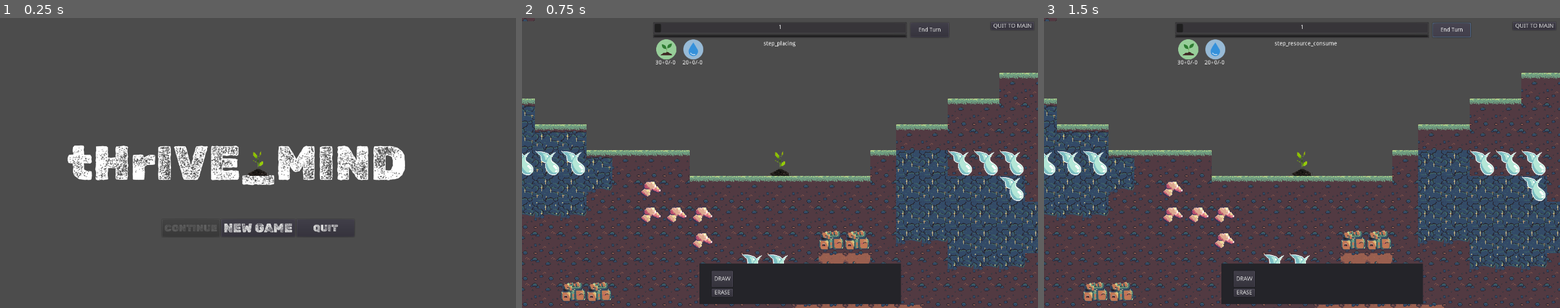
Above: before the commit, frames 1-3 (left to right).
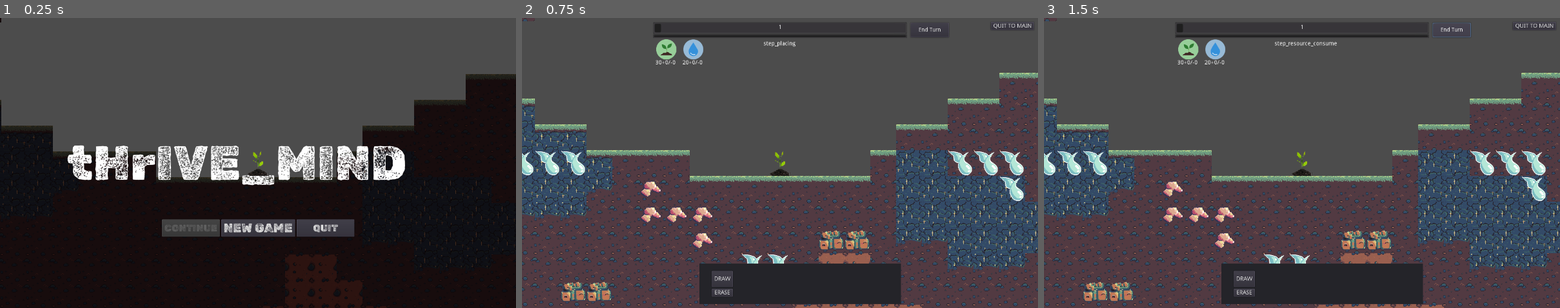
Above: after the commit, the same moments.

Repository: Gouellie/Roots
Game: Godot game, scene res://src/screens/main_menu.tscn
Same seed, same stepped clock (60 frames per second), same inputs: the game is played once before the commit and once after it.
Inputs:
- Up to frame 1 (0.25 s): no input
- Up to frame 2 (0.75 s): click "NEW GAME" at 0.5 s
- Up to frame 3 (1.5 s): click "End Turn" at 1.25 s

The runs differ from the first frame. In frame 1, 53% of the frame differs, in the area x 0-100%, y 0-100%; in frame 2, nothing differs; in frame 3, nothing differs.

Commit message:
bit of fooling around, don't mind me

Diff:
--- /dev/null
+++ b/assets/shaders/outilne_shader.tres
@@ -0,0 +1,30 @@
+[gd_resource type="ShaderMaterial" load_steps=2 format=2]
+
+[sub_resource type="Shader" id=1]
+code = "shader_type canvas_item;
+
+uniform vec4 line_color : hint_color = vec4(1.0);
+uniform float line_thickness : hint_range(0, 10) = 1.0;
+
+const vec2 OFFSETS[8] = {
+	vec2(-1, -1), vec2(-1, 0), vec2(-1, 1), vec2(0, -1), vec2(0, 1),
+	vec2(1, -1), vec2(1, 0), vec2(1, 1)
+};
+
+void fragment() {
+	vec2 size = TEXTURE_PIXEL_SIZE * line_thickness;
+	float outline = 0.0;
+
+	for (int i = 0; i < OFFSETS.length(); i++) {
+		outline += texture(TEXTURE, UV + size * OFFSETS[i]).a;
+	}
+	outline = min(outline, 1.0);
+
+	vec4 color = texture(TEXTURE, UV);
+	COLOR = mix(color, line_color, outline - color.a);
+}"
+
+[resource]
+shader = SubResource( 1 )
+shader_param/line_color = Color( 0.960784, 0.968627, 0.72549, 1 )
+shader_param/line_thickness = 0.898
--- a/src/screens/main_menu.tscn
+++ b/src/screens/main_menu.tscn
@@ -1,9 +1,10 @@
-[gd_scene load_steps=7 format=2]
+[gd_scene load_steps=8 format=2]
 
 [ext_resource path="res://assets/plants/plant.png" type="Texture" id=1]
 [ext_resource path="res://src/screens/main_menu.gd" type="Script" id=2]
 [ext_resource path="res://assets/theme/main_theme.tres" type="Theme" id=3]
 [ext_resource path="res://assets/theme/fonts/RubikDirt-Regular.ttf" type="DynamicFontData" id=4]
+[ext_resource path="res://src/scenes/terrain_moderate_2.tscn" type="PackedScene" id=5]
 
 [sub_resource type="DynamicFont" id=1]
 size = 31
@@ -15,6 +16,10 @@
 
 [node name="MainMenu" type="CanvasLayer"]
 script = ExtResource( 2 )
+
+[node name="Terrain" parent="." instance=ExtResource( 5 )]
+modulate = Color( 0.286275, 0.207843, 0.207843, 1 )
+position = Vector2( -317, 139 )
 
 [node name="HBoxContainer" type="HBoxContainer" parent="."]
 anchor_left = 0.5
